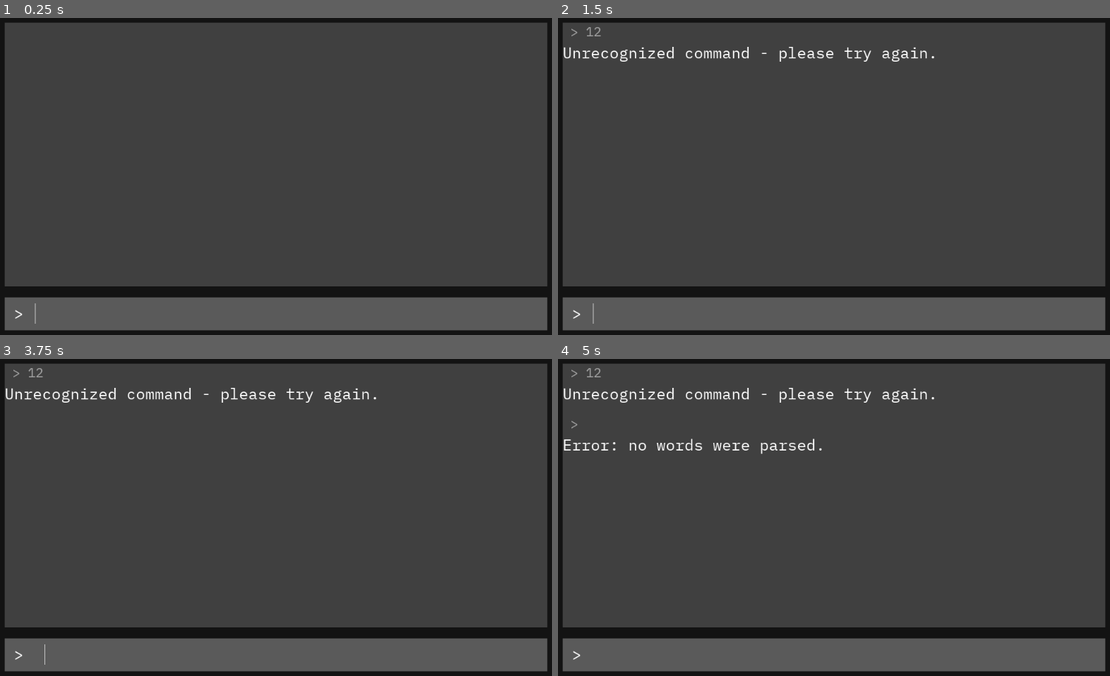
Above: before the commit, frames 1-4 (two rows, left to right).
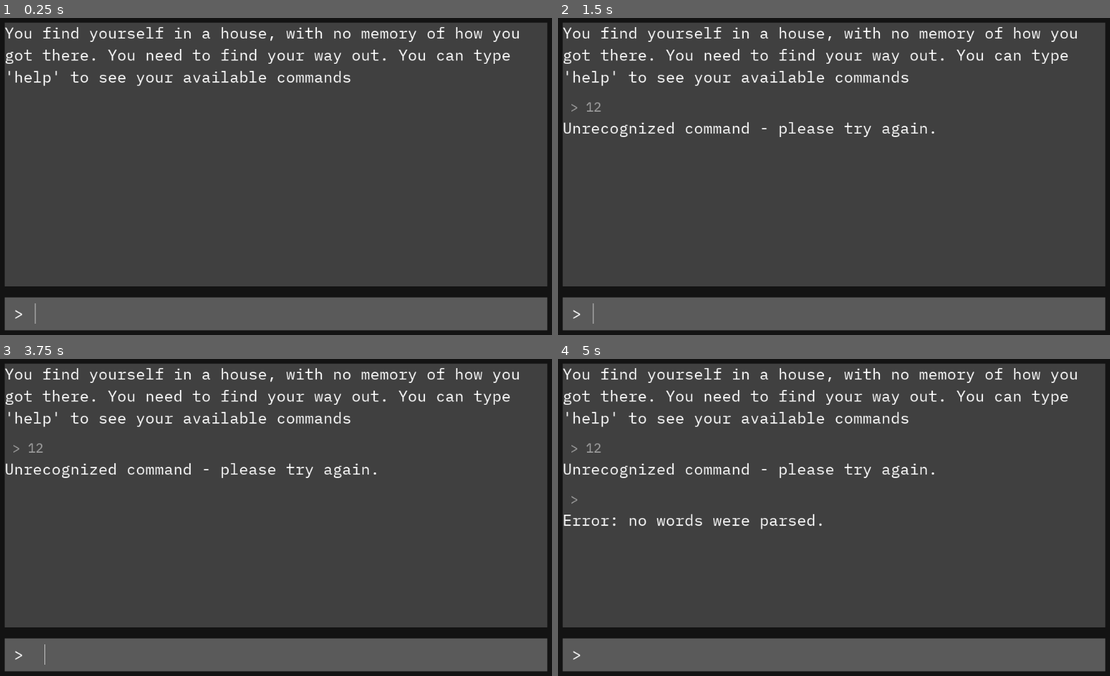
Above: after the commit, the same moments.

Repository: jgrimes10/text-adventure-tutorial
Game: Godot game, scene res://Game.tscn
Same seed, same stepped clock (60 frames per second), same inputs: the game is played once before the commit and once after it.
Inputs (mouse positions are in pixels of both pictures, inside the frame that each line leads up to):
- Up to frame 1 (0.25 s): no input
- Up to frame 2 (1.5 s): click (850, 312) at 0.52 s; type "12" at 0.6 s; tap Enter at 1.25 s
- Up to frame 3 (3.75 s): tap Space at 3.5 s
- Up to frame 4 (5 s): tap Enter at 4.25 s

The runs differ from the first frame. In frame 1, 2.5% of the frame differs, in the area x 0-94%, y 2-22%; in frame 2, 3.7%; in frame 3, 3.7%; in frame 4, 4.7%, in the area x 0-94%, y 2-54%.

Commit message:
Separate InputHistory and Response into their own scenes. Add ability to add responses to the Game without an input.

Diff:
--- a/Game.gd
+++ b/Game.gd
@@ -1,6 +1,9 @@
 extends Control
 
 
+# Get a copy of the Response so that we can add Game text without
+# an input attached to it
+const Response = preload("res://Response.tscn")
 # Get a copy of the InputResponse scene so we can make copies of it
 # whenever text is input to show in the GameInfo
 const InputResponse = preload("res://InputResponse.tscn")
@@ -27,6 +30,10 @@
 	scrollbar.connect("changed", self, "handle_scrollbar_changed")
 	# Set the max_scroll_length to its current max value
 	max_scroll_length = scrollbar.max_value
+	# Create a new response to add starting text to the game
+	var starting_message = Response.instance()
+	starting_message.text = "You find yourself in a house, with no memory of how you got there. You need to find your way out. You can type 'help' to see your available commands"
+	add_response_to_game(starting_message)
 
 
 func handle_scrollbar_changed() -> void:
@@ -50,8 +57,13 @@
 	var response = command_processor.process_command(new_text)
 	# Set the text for the newly created input_response to show in the GameInfo
 	input_response.set_text(new_text, response)
+	# Add the InputResponse to the Game
+	add_response_to_game(input_response)
+
+
+func add_response_to_game(response: Control) -> void:
 	# Add the InputResponse as a child of the history_rows node
-	history_rows.add_child(input_response)
+	history_rows.add_child(response)
 
 	delete_history_beyond_limit()
 
--- a/Game.tscn
+++ b/Game.tscn
@@ -64,6 +64,10 @@
 scroll_horizontal_enabled = false
 
 [node name="HistoryRows" type="VBoxContainer" parent="Background/MarginContainer/Rows/GameInfo/Scroll"]
+margin_right = 984.0
+margin_bottom = 480.0
+size_flags_horizontal = 3
+size_flags_vertical = 3
 custom_constants/separation = 20
 
 [node name="InputArea" type="PanelContainer" parent="Background/MarginContainer/Rows"]
--- a/Input.gd
+++ b/Input.gd
@@ -8,7 +8,7 @@
 	grab_focus()
 
 
-func _on_Input_text_entered(new_text: String) -> void:
+func _on_Input_text_entered(_new_text: String) -> void:
 	# TODO: If desired, in the future, store the previous commands and
 	# allow the player to cycle through them for quick inputs
 
--- /dev/null
+++ b/InputHistory.tscn
@@ -0,0 +1,14 @@
+[gd_scene load_steps=2 format=2]
+
+[ext_resource path="res://fonts/font_resources/plex_mono_24.tres" type="DynamicFont" id=1]
+
+[node name="InputHistory" type="Label"]
+margin_right = 984.0
+margin_bottom = 32.0
+custom_fonts/font = ExtResource( 1 )
+custom_colors/font_color = Color( 0.631373, 0.631373, 0.631373, 1 )
+text = " > This is what the user typed"
+autowrap = true
+__meta__ = {
+"_edit_use_anchors_": false
+}
--- a/InputResponse.tscn
+++ b/InputResponse.tscn
@@ -1,7 +1,7 @@
 [gd_scene load_steps=4 format=2]
 
-[ext_resource path="res://fonts/font_resources/plex_mono_24.tres" type="DynamicFont" id=1]
-[ext_resource path="res://fonts/font_resources/plex_mono_28.tres" type="DynamicFont" id=2]
+[ext_resource path="res://InputHistory.tscn" type="PackedScene" id=1]
+[ext_resource path="res://Response.tscn" type="PackedScene" id=2]
 [ext_resource path="res://InputResponse.gd" type="Script" id=3]
 
 [node name="InputResponse" type="VBoxContainer"]
@@ -12,16 +12,6 @@
 "_edit_use_anchors_": false
 }
 
-[node name="InputHistory" type="Label" parent="."]
-margin_right = 984.0
-margin_bottom = 32.0
-custom_fonts/font = ExtResource( 1 )
-custom_colors/font_color = Color( 0.631373, 0.631373, 0.631373, 1 )
-text = " > This is what the user typed"
+[node name="InputHistory" parent="." instance=ExtResource( 1 )]
 
-[node name="Response" type="Label" parent="."]
-margin_top = 36.0
-margin_right = 984.0
-margin_bottom = 73.0
-custom_fonts/font = ExtResource( 2 )
-text = "This is what the game will give back"
+[node name="Response" parent="." instance=ExtResource( 2 )]
--- /dev/null
+++ b/Response.tscn
@@ -0,0 +1,14 @@
+[gd_scene load_steps=2 format=2]
+
+[ext_resource path="res://fonts/font_resources/plex_mono_28.tres" type="DynamicFont" id=1]
+
+[node name="Response" type="Label"]
+margin_top = 36.0
+margin_right = 984.0
+margin_bottom = 73.0
+custom_fonts/font = ExtResource( 1 )
+text = "This is what the game will give back"
+autowrap = true
+__meta__ = {
+"_edit_use_anchors_": false
+}
